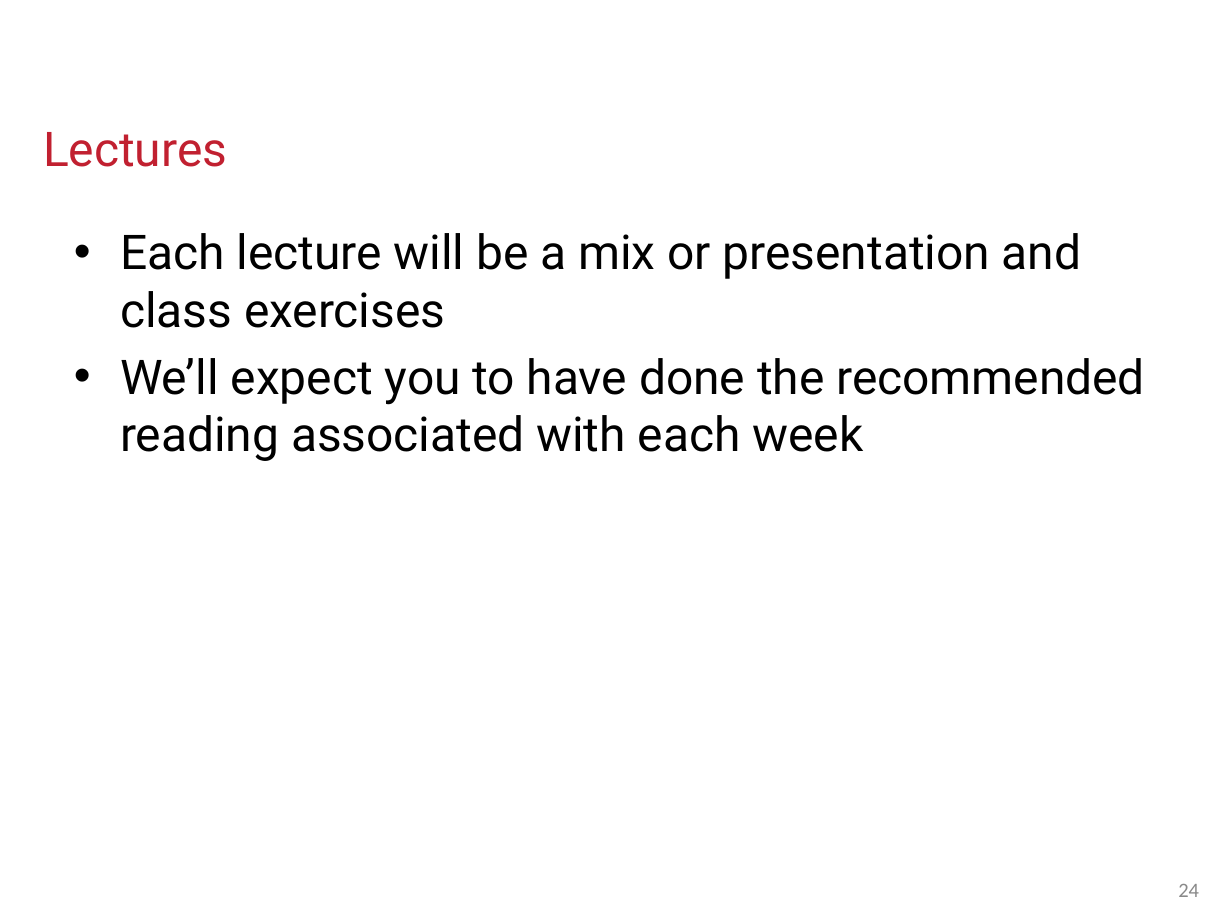
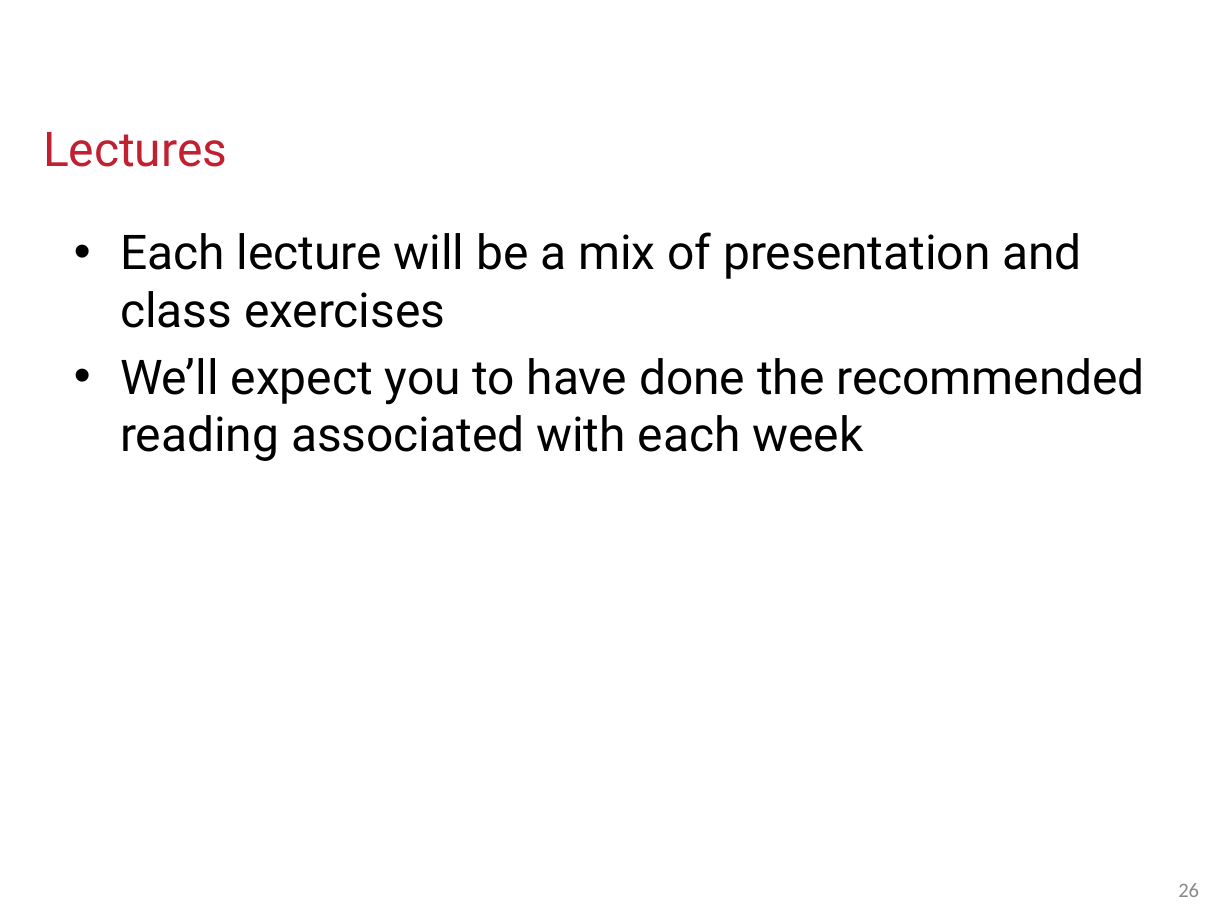
Before and after one commit to CS5010PDP2017FALL/cs5010pdp2017fall.github.io, a slide deck: slide 26 of Modules/PDP week 1.pptx (slide 24 before the commit). Drawn at 1232x924 pixels with LibreOffice and Linux fonts; fonts in the diff are those of the drawing; background and template pictures are left out. Boxes give left, top, right and bottom in pixels: in the first picture for what was removed or moved away, otherwise in the second. Text is boxed around its words. In the diff, an @@ line names an element or a change of style, - is before the commit and + after.

Commit message:
final version of lecture 1

```diff
--- a/Modules/PDP week 1.pptx
+++ b/Modules/PDP week 1.pptx
@@ text at [120,232,1081,328]: text changed @@
-• Each lecture will be a mix or presentation and class exercises
+• Each lecture will be a mix of presentation and class exercises
@@ page number at [1178,883,1199,897]: text changed @@
-24
+26
```
Also in this commit, not shown: 8 other slides changed, 2 slides added, 1 slide removed, 1 other file.
